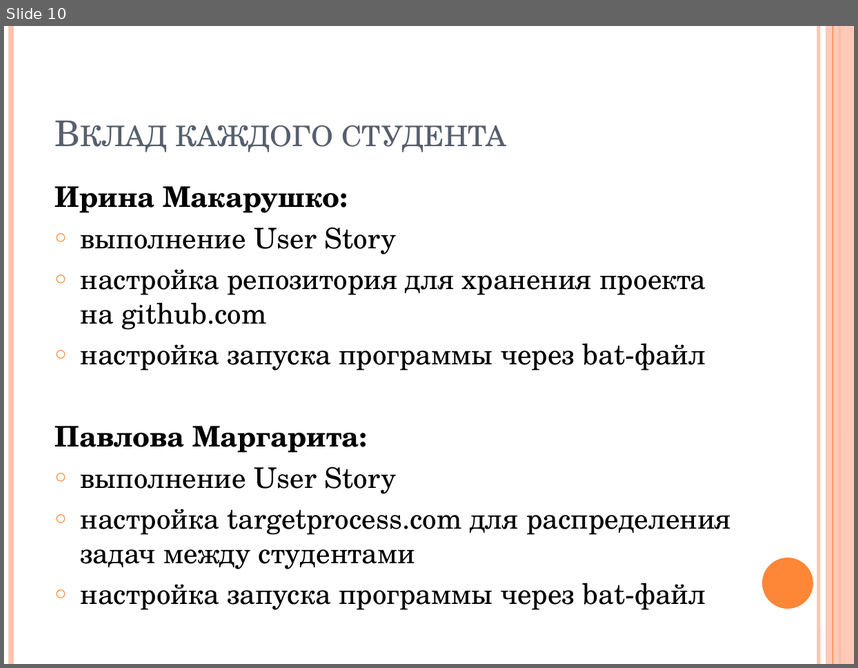
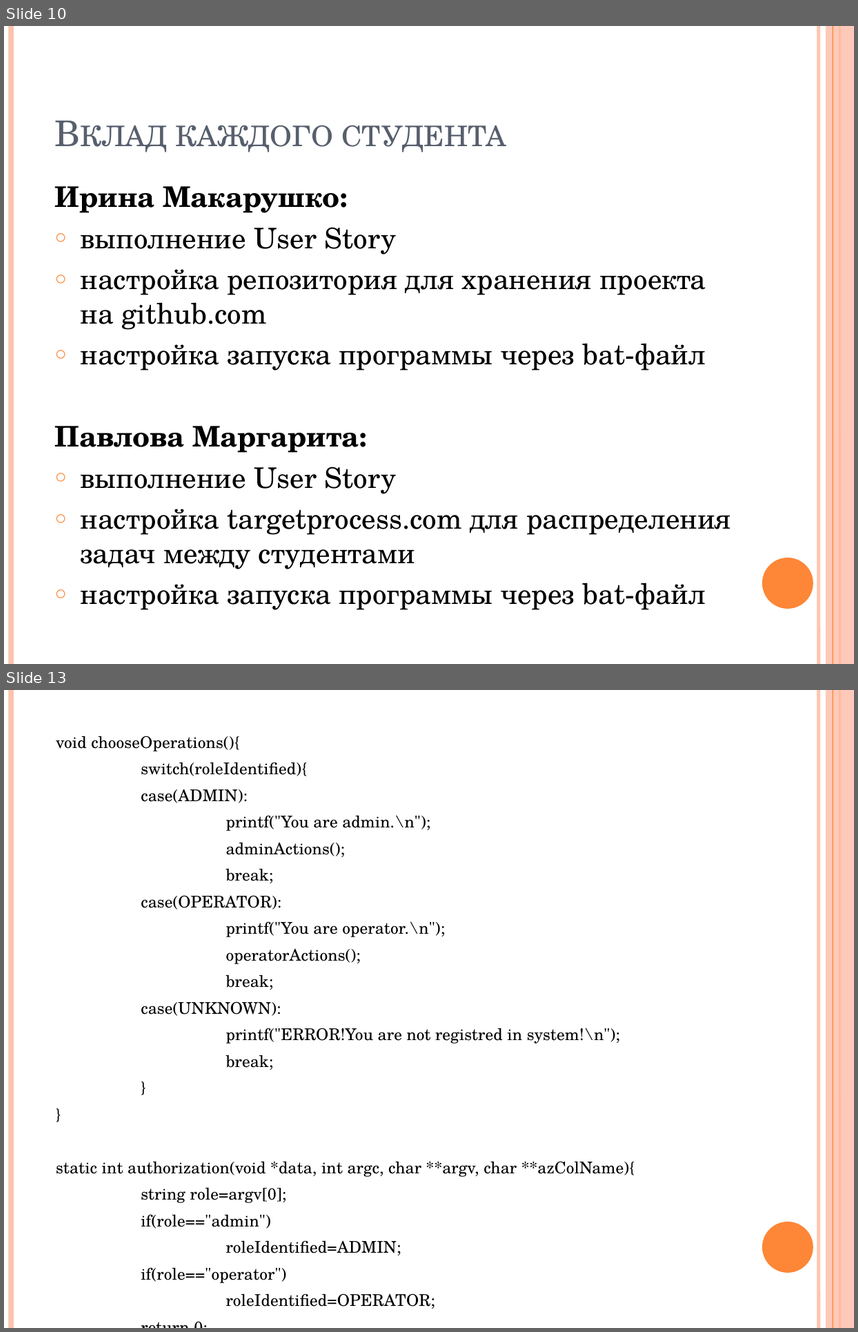
Before and after one commit to IrinaMakarushko/BankSystem, a slide deck: Спецкурс. Презентация.pptx. Shown one above the other, each under a label of ours: slide 10 before the commit, slides 10 and 13 after it; the slides between them are not shown. The pictures are 858x668 and 858x1332 pixels, drawn with LibreOffice and Linux fonts; fonts in the diff are those of the drawing. Boxes give left, top, right and bottom in pixels: in the first picture for what was removed or moved away, otherwise in the second. Text is boxed around its words. In the diff, an @@ line names an element or a change of style, - is before the commit and + after.

```diff
--- a/Спецкурс. Презентация.pptx
+++ b/Спецкурс. Презентация.pptx
@@ slide 13 added at [4,690,854,1328], background #FFFFFF; not listed: 6 template elements that a slide beside it also shows @@
@@ text added at [56,736,635,1283], 13.8 pt, text #000000 @@
+void chooseOperations(){
+switch(roleIdentified){
+case(ADMIN):
+printf("You are admin.\n");
+adminActions();
+break;
+case(OPERATOR):
+printf("You are operator.\n");
+operatorActions();
+break;
+case(UNKNOWN):
+printf("ERROR!You are not registred in system!\n");
+break;
+}
+}
+static int authorization(void *data, int argc, char **argv, char **azColName){
+string role=argv[0];
+if(role=="admin")
+roleIdentified=ADMIN;
+if(role=="operator")
+roleIdentified=OPERATOR;
+return 0;
+}
```
Also in this commit, not shown: 2 other slides added.
